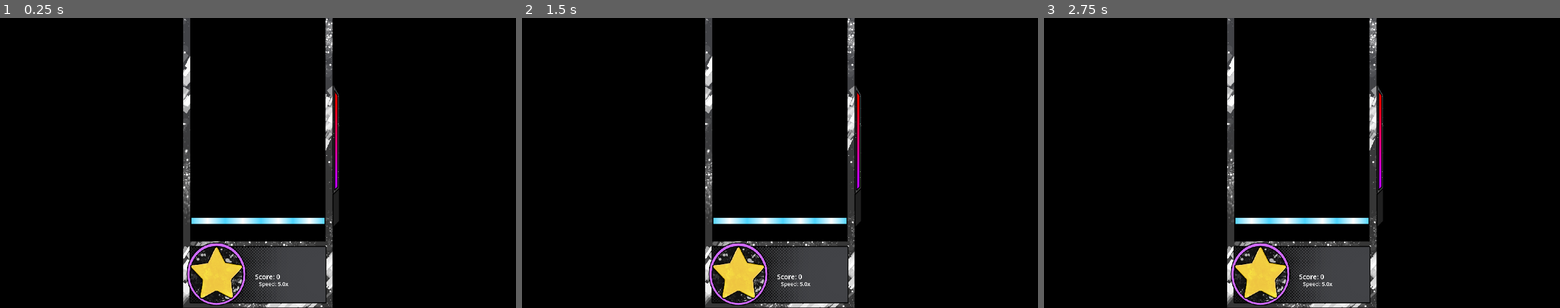
Above: before the commit, frames 1-3 (left to right).
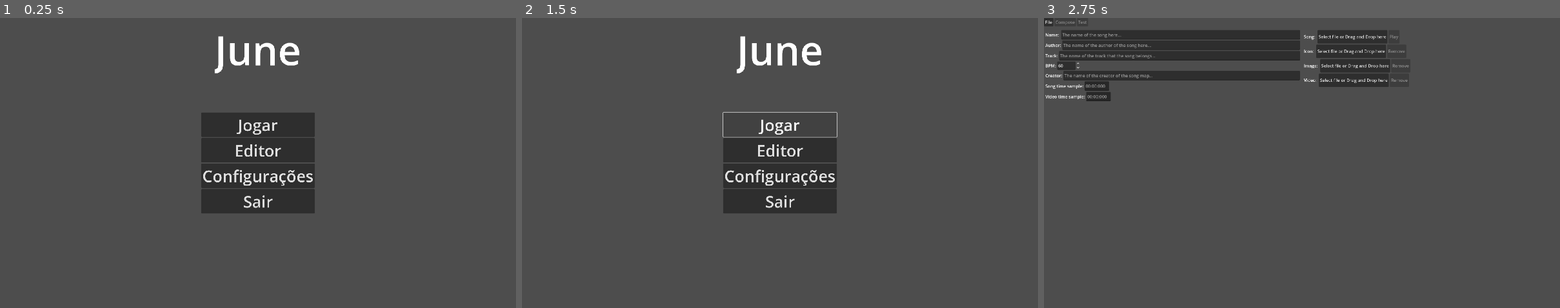
Above: after the commit, the same moments.

Repository: NothermanVEVO/June
Game: Godot game, scene res://Screens/StartScreen.tscn
Two runs of this game, one before a commit and one after it. Both use one fixed random seed, a clock stepped at 60 frames per second and the inputs below. Before the commit the project starts from res://Main.tscn.
Inputs (mouse positions are in pixels of both pictures, inside the frame that each line leads up to):
- Up to frame 1 (0.25 s): no input
- Up to frame 2 (1.5 s): click (780, 125) at 0.5 s, where only the run after the commit has a clickable "Jogar"; click (780, 125) at 1.25 s, where only the run after the commit has a clickable "Jogar"
- Up to frame 3 (2.75 s): click (1302, 151) at 2 s, where only the run after the commit has a clickable "Editor"

The runs differ from the first frame. In frame 1, 95% of the frame differs, in the area x 0-100%, y 0-100%; in frame 2, 95%; in frame 3, 96%.

Commit message:
2025/09/15 - BETA RELEASE
BETA V1.0.0

- Now it's possible to test the song map.

Diff:
--- a/beat-the-beat/Editor/Editor Composer.tscn
+++ b/beat-the-beat/Editor/Editor Composer.tscn
@@ -407,6 +407,7 @@
 
 [node name="TransferToHolder" type="Node2D" parent="."]
 
+[connection signal="pressed" from="MenuBar/Test" to="MenuBar" method="_on_test_pressed"]
 [connection signal="pressed" from="MenuBar/Undo" to="MenuBar" method="_on_undo_pressed"]
 [connection signal="pressed" from="MenuBar/Redo" to="MenuBar" method="_on_redo_pressed"]
 [connection signal="item_selected" from="MenuBar/FlowContainer2/Gear Type" to="MenuBar" method="_on_gear_type_item_selected"]
--- a/beat-the-beat/Editor/EditorSettings.gd
+++ b/beat-the-beat/Editor/EditorSettings.gd
@@ -75,6 +75,16 @@
 	duplicate_accept_dialog.canceled.connect(duplicate_accept_dialog.queue_free)
 	duplicate_accept_dialog.confirmed.connect(duplicate_accept_dialog.queue_free)
 	duplicate_accept_dialog.popup()
+
+func get_video_stream():
+	if _video_path:
+		return Loader.load_video_stream(_video_path)
+	return null
+
+func get_image_texture():
+	if image_rect_texture:
+		return image_rect_texture.texture
+	return null
 
 func set_song(path : String) -> void:
 	if not path.get_extension() in VALID_AUDIO_EXTENSION:
@@ -350,3 +360,12 @@
 
 func _on_creator_text_edit_text_changed(_new_text: String) -> void:
 	Editor.changed_editor()
+
+func _on_visibility_changed() -> void:
+	if not video_player or not video_player.stream:
+		return
+	if visible and _video_path:
+		set_video(_video_path)
+		video_player.play()
+	else:
+		video_player.stream = null
--- a/beat-the-beat/Editor/EditorSettings.tscn
+++ b/beat-the-beat/Editor/EditorSettings.tscn
@@ -318,6 +318,7 @@
 expand = true
 loop = true
 
+[connection signal="visibility_changed" from="." to="." method="_on_visibility_changed"]
 [connection signal="pressed" from="Menu/FlowContainer/Compose" to="." method="_on_compose_pressed"]
 [connection signal="file_selected" from="FileDialog" to="." method="_on_file_dialog_file_selected"]
 [connection signal="text_changed" from="HBoxContainer/Left/VBoxContainer/Name/NameTextEdit" to="." method="_on_name_text_edit_text_changed"]
--- a/beat-the-beat/Editor/GameEditor.gd
+++ b/beat-the-beat/Editor/GameEditor.gd
@@ -104,6 +104,7 @@
 func set_gear(type : Gear.Type) -> void:
 	remove_child(gear)
 	gear.queue_free()
+	NoteHolder.set_hitzone(-50)
 	gear = Gear.new(type, Gear.Mode.EDITOR, false, size.y)
 	add_child(gear)
 
@@ -120,6 +121,9 @@
 func _process(delta: float) -> void:
 	focus_effect.visible = false
 	queue_redraw() # TODO REMOVE THIS SHIT LATER
+
+	if not Editor.editor_composer.visible:
+		return
 
 	if Input.is_action_just_pressed("Add Item") and not _is_mouse_inside_menu():
 		if _selected_notes:
--- a/beat-the-beat/Editor/MenuBar/EditorMenuBar.gd
+++ b/beat-the-beat/Editor/MenuBar/EditorMenuBar.gd
@@ -375,3 +375,27 @@
 					"; Difficulty: " + SongMap.Difficulty.keys()[song_map.difficulty] + "; Time: " + str(long_note.time) + "; Type: " +
 					LongNote.Type.keys()[long_note.type] + ";")
 	return ""
+
+func _on_test_pressed() -> void:
+	for song_map in _saved_song_maps:
+		if song_map.gear_type == _gear_type_value and song_map.difficulty == _difficulty_type_value:
+			Editor.editor_music_player.load_by_vars(_gear_type_value, song_map, Song.stream,
+				Editor.editor_settings.get_video_stream(), Editor.editor_settings.get_image_texture())
+			Editor.editor_composer.visible = false
+			Editor.editor_music_player.visible = true
+			if not has_signal("quit_request"):
+				Editor.editor_music_player.quit_request.connect(_change_music_player_to_composer)
+			game.set_gear(_gear_type_value)
+			Gear.mode = Gear.Mode.PLAYER
+			Editor.editor_music_player.start()
+			return
+	print("not found")
+
+func _change_music_player_to_composer() -> void:
+	Editor.editor_music_player.reset()
+	Editor.editor_composer.visible = true
+	Editor.editor_music_player.visible = false
+	game.set_gear(_gear_type_value)
+	for song_map in _saved_song_maps:
+		if song_map.gear_type == _gear_type_value and song_map.difficulty == _difficulty_type_value:
+			load_song_map(song_map)
--- a/beat-the-beat/Gear/Skins/JuneSkin.tscn
+++ b/beat-the-beat/Gear/Skins/JuneSkin.tscn
@@ -88,8 +88,8 @@
 &"RESET": SubResource("Animation_uu6xs")
 }
 
-[node name="Control" type="Control"]
-z_index = 1
+[node name="JuneSkin" type="Control"]
+z_index = 3
 layout_mode = 3
 anchors_preset = 15
 anchor_right = 1.0
--- a/beat-the-beat/Global/Editor.gd
+++ b/beat-the-beat/Global/Editor.gd
@@ -3,9 +3,9 @@
 enum Scenes {NONE, SETTINGS, COMPOSER}
 var _current_scene : Scenes
 
-@onready var editor_composer : EditorComposer
-
-@onready var editor_settings : SettingsEditor
+var editor_composer : EditorComposer
+var editor_settings : SettingsEditor
+var editor_music_player : MusicPlayer
 
 var is_on_editor : bool = false
 var _is_saved : bool = true
--- a/beat-the-beat/Global/Global.gd
+++ b/beat-the-beat/Global/Global.gd
@@ -128,6 +128,9 @@
 	_settings_dictionary["5_6k"] = 75
 	_settings_dictionary["6_6k"] = 76
 
+	_settings_dictionary["video"] = true
+	_settings_dictionary["particles"] = true
+
 	var file := FileAccess.open(SETTINGS_PATH, FileAccess.WRITE)
 	if file:
 		var json_string := JSON.stringify(_settings_dictionary, "\t")
--- a/beat-the-beat/Main.tscn
+++ /dev/null
@@ -1,44 +0,0 @@
-[gd_scene load_steps=3 format=3 uid="uid://ckm76q263gm2s"]
-
-[ext_resource type="Script" uid="uid://i8p2ri84j03i" path="res://Music Player/MusicPlayer.gd" id="1_glv2v"]
-[ext_resource type="PackedScene" uid="uid://ygpxmyrvsexw" path="res://Gear/Skins/JuneSkin.tscn" id="2_uu6xs"]
-
-[node name="MusicPlayer" type="Control"]
-layout_mode = 3
-anchors_preset = 15
-anchor_right = 1.0
-anchor_bottom = 1.0
-grow_horizontal = 2
-grow_vertical = 2
-script = ExtResource("1_glv2v")
-_song_resource_path = "C:\\Users\\Noth\\AppData\\Roaming\\Beat the Beat\\songs\\So Happy Teste\\song_map.json"
-_gear_skin_scene = ExtResource("2_uu6xs")
-
-[node name="ColorRect" type="ColorRect" parent="."]
-layout_mode = 1
-anchors_preset = 15
-anchor_right = 1.0
-anchor_bottom = 1.0
-grow_horizontal = 2
-grow_vertical = 2
-color = Color(0, 0, 0, 1)
-
-[node name="VideoStreamPlayer" type="VideoStreamPlayer" parent="."]
-layout_mode = 1
-anchors_preset = 15
-anchor_right = 1.0
-anchor_bottom = 1.0
-grow_horizontal = 2
-grow_vertical = 2
-volume_db = -80.0
-expand = true
-loop = true
-
-[node name="TextureRect" type="TextureRect" parent="."]
-visible = false
-layout_mode = 1
-anchors_preset = 15
-anchor_right = 1.0
-anchor_bottom = 1.0
-grow_horizontal = 2
-grow_vertical = 2
--- a/beat-the-beat/Music Player/MusicPlayer.gd
+++ b/beat-the-beat/Music Player/MusicPlayer.gd
@@ -12,7 +12,9 @@
 @onready var video : VideoStreamPlayer = $VideoStreamPlayer
 @onready var image : TextureRect = $TextureRect
 
-var song_map : SongMap
+@onready var _pause_screen : PauseScreen = $PauseScreen
+
+var _song_map : SongMap
 var song_stream : AudioStream
 var video_stream : VideoStream
 var image_texture : ImageTexture
@@ -27,88 +29,122 @@
 
 static var _value_of_note : float
 
+signal quit_request
+
 func _ready() -> void:
-	_gear_skin = _gear_skin_scene.instantiate()
-	add_child(_gear_skin)
+	Global.main_music_player = self
+
+	Global.speed_changed.connect(_speed_changed)
+
+	set_process(false)
 
 	resized.connect(_resized)
-	_gear = Gear.new(Gear.Type.FOUR_KEYS, Gear.Mode.PLAYER, false, size.y)
-	Gear.set_speed(5)
-	set_speed(Gear.get_speed())
-	NoteHolder.set_hitzone(-325)
-	add_child(_gear)
-	_gear.position.x = size.x / 2
-	_gear.position.y = size.y
-
-	if _song_resource_path:
-		_load_song_resource(_song_resource_path)
-	_load_song_map()
-
-	Global.main_music_player = self
-
-	Global.speed_changed.connect(_speed_changed)
+
+	_pause_screen.resume_pressed.connect(pause)
+	_pause_screen.restart_pressed.connect(restart)
+	_pause_screen.quit_pressed.connect(_quit)
 
 func _resized() -> void:
-	_gear.set_max_size_y(size.y)
-	_gear.position.x = size.x / 2
-	_gear.position.y = size.y
+	if _gear:
+		_gear.set_max_size_y(size.y)
+		_gear.position.x = size.x / 2
+		_gear.position.y = size.y
 
 func _speed_changed() -> void:
 	set_speed(Gear.get_speed())
+
+func _physics_process(delta: float) -> void:
+	if Input.is_action_just_pressed("Escape"):
+		pause()
 
 func _process(_delta: float) -> void:
 	_current_time += _delta
 	if _current_time >= TIME_TO_START:
+		if Song.stream_paused:
+			Song.stream_paused = false
 		Song.play()
-		video.play() ## THIS USES A BUNCH OF FPS!
+
+		if video.stream and Global.get_settings_dictionary()["video"]:
+			if video.paused:
+				video.paused = false
+			video.play() ## THIS USES A BUNCH OF FPS!
 		set_process(false)
 
-func _load_song_resource(path : String):  ##TODO MAKE A BETTER THING HERE TO RETURN FROM THE GAME ## I WAS PROBABLY MEANING A ERROR MESSAGE
-	if not FileAccess.file_exists(path):
-		print("Arquivo não existe")
+func start() -> void:
+	set_process(true)
+	_current_time = 0.0
+	_pause_screen.visible = false
+	_gear.set_max_size_y(size.y)
+	NoteHolder.set_hitzone(-325)
+
+func _create_gear() -> void:
+	current_score = 0.0
+
+	if _gear_skin:
+		remove_child(_gear_skin)
+		_gear_skin.queue_free()
+
+	_gear_skin = _gear_skin_scene.instantiate()
+	add_child(_gear_skin)
+
+	if _gear:
+		remove_child(_gear)
+		_gear.queue_free()
+
+	_gear = Gear.new(_gear_type, Gear.Mode.PLAYER, false, size.y)
+	set_speed(Gear.get_speed())
+	add_child(_gear)
+	move_child(_pause_screen, get_child_count() - 1)
+	_gear.position.x = size.x / 2
+	_gear.position.y = size.y
+	_load_song_map()
+
+@warning_ignore("shadowed_variable")
+func load_by_vars(gear_type : Gear.Type, song_map : SongMap, song, video_stream = null, texture = null) -> void:
+	_gear_type = gear_type
+	_song_map = song_map
+	_create_gear()
+	Song.set_song(song)
+	if Global.get_settings_dictionary()["video"]:
+		video.stream = video_stream
+	if not video.stream:
+		image.texture = texture
+
+func _load_song_map() -> void:
+	if not _song_map or _song_map.gear_type != _gear_type:
 		return
-
-	var file := FileAccess.open(path, FileAccess.READ)
-	var content := file.get_as_text()
-	file.close()
-
-	var json := JSON.new()
-	var result = json.parse(content)
-	if result == OK:
-		var json_data = json.get_data()
-		var validate_wrong = SongResource.validate_dictionary(json_data)
-		if validate_wrong:
-			print("Formato inválido de arquivo")
-			return
-		else:
-			_song_resource = SongResource.dictionary_to_resource(json_data)
-			if _song_resource.song:
-				song_stream = Loader.load_music_stream(_song_resource.song)
-				Song.set_song(song_stream)
-			if _song_resource.video:
-				video_stream = Loader.load_video_stream(_song_resource.video)
-				video.stream = video_stream
-			elif _song_resource.image:
-				image_texture = Loader.load_image(_song_resource.image)
-				image.texture = image_texture
-
-func _load_song_map() -> void:
-	if not _song_resource:
-		print("n foi song resource")
-		return
-	if not _gear:
-		print("N foi _gear")
-		return
-	for s_map in _song_resource.song_maps:
-		if s_map.difficulty == _difficulty and s_map.gear_type == _gear_type:
-			print("achou")
-			song_map = s_map
-			break
-	for note in song_map.notes:
+	for note in _song_map.notes:
 		_gear.add_note_at(note.idx, note.to_note(Gear.Mode.PLAYER))
-	for long_note in song_map.long_notes:
+	for long_note in _song_map.long_notes:
 		_gear.add_long_note(long_note.to_long_note())
 	_count_value_of_notes()
+
+func restart() -> void:
+	_current_time = 0.0
+	Song.set_time(0.0)
+	if video.stream:
+		video.stop()
+	_create_gear()
+	start()
+
+func pause() -> void:
+	_pause_screen.visible = not _pause_screen.visible
+	if _current_time < TIME_TO_START:
+		set_process(not is_processing())
+		return
+	Song.stream_paused = not Song.stream_paused
+	if video.stream and Global.get_settings_dictionary()["video"]:
+		video.paused = not video.paused
+
+func _quit() -> void:
+	Song.set_time(0)
+	quit_request.emit()
+
+func reset() -> void:
+	if video:
+		video.stop()
+	video.stream = null
+	image.texture = null
 
 func _count_value_of_notes() -> void:
 	var notes_size : float = _gear.get_all_notes().size()
@@ -124,7 +160,8 @@
 	_gear_skin.pop_precision(precision)
 
 func set_speed(speed : float) -> void:
-	_gear_skin.set_speed(speed)
+	if _gear_skin:
+		_gear_skin.set_speed(speed)
 
 func add_score(score : float) -> void:
 	current_score += score
@@ -135,3 +172,33 @@
 
 func _draw() -> void:
 	draw_circle(get_viewport_rect().size / 2, 5, Color.BLACK)
+
+#func load_by_path(path : String):  ##TODO MAKE A BETTER THING HERE TO RETURN FROM THE GAME ## I WAS PROBABLY MEANING A ERROR MESSAGE
+	#if not FileAccess.file_exists(path):
+		#print("Arquivo não existe")
+		#return
+	#
+	#var file := FileAccess.open(path, FileAccess.READ)
+	#var content := file.get_as_text()
+	#file.close()
+	#
+	#var json := JSON.new()
+	#var result = json.parse(content)
+	#if result == OK:
+		#var json_data = json.get_data()
+		#var validate_wrong = SongResource.validate_dictionary(json_data)
+		#if validate_wrong:
+			#print("Formato inválido de arquivo")
+			#return
+		#else:
+			#_song_resource = SongResource.dictionary_to_resource(json_data)
+			#if _song_resource.song:
+				#song_stream = Loader.load_music_stream(_song_resource.song)
+				#Song.set_song(song_stream)
+			#if _song_resource.video:
+				#video_stream = Loader.load_video_stream(_song_resource.video)
+				#video.stream = video_stream
+			#elif _song_resource.image:
+				#image_texture = Loader.load_image(_song_resource.image)
+				#image.texture = image_texture
+	#_load_song_map()
--- /dev/null
+++ b/beat-the-beat/Music Player/MusicPlayer.tscn
@@ -0,0 +1,49 @@
+[gd_scene load_steps=4 format=3 uid="uid://ckm76q263gm2s"]
+
+[ext_resource type="Script" uid="uid://i8p2ri84j03i" path="res://Music Player/MusicPlayer.gd" id="1_p82ld"]
+[ext_resource type="PackedScene" uid="uid://ygpxmyrvsexw" path="res://Gear/Skins/JuneSkin.tscn" id="2_3cmtn"]
+[ext_resource type="PackedScene" uid="uid://dm614dfb13bo3" path="res://Screens/PauseScreen.tscn" id="3_3cmtn"]
+
+[node name="MusicPlayer" type="Control"]
+z_index = 3
+layout_mode = 3
+anchors_preset = 15
+anchor_right = 1.0
+anchor_bottom = 1.0
+grow_horizontal = 2
+grow_vertical = 2
+script = ExtResource("1_p82ld")
+_song_resource_path = "C:\\Users\\Noth\\AppData\\Roaming\\Beat the Beat\\songs\\So Happy Teste\\song_map.json"
+_gear_skin_scene = ExtResource("2_3cmtn")
+
+[node name="ColorRect" type="ColorRect" parent="."]
+layout_mode = 1
+anchors_preset = 15
+anchor_right = 1.0
+anchor_bottom = 1.0
+grow_horizontal = 2
+grow_vertical = 2
+color = Color(0, 0, 0, 1)
+
+[node name="TextureRect" type="TextureRect" parent="."]
+layout_mode = 1
+anchors_preset = 15
+anchor_right = 1.0
+anchor_bottom = 1.0
+grow_horizontal = 2
+grow_vertical = 2
+stretch_mode = 5
+
+[node name="VideoStreamPlayer" type="VideoStreamPlayer" parent="."]
+layout_mode = 1
+anchors_preset = 15
+anchor_right = 1.0
+anchor_bottom = 1.0
+grow_horizontal = 2
+grow_vertical = 2
+volume_db = -80.0
+expand = true
+
+[node name="PauseScreen" parent="." instance=ExtResource("3_3cmtn")]
+visible = false
+layout_mode = 1
--- a/beat-the-beat/Screens/EditorScreen.gd
+++ b/beat-the-beat/Screens/EditorScreen.gd
@@ -4,3 +4,4 @@
 	Editor.is_on_editor = true
 	Editor.editor_settings = $Settings
 	Editor.editor_composer = $"Editor Composer"
+	Editor.editor_music_player = $MusicPlayer
--- a/beat-the-beat/Screens/EditorScreen.tscn
+++ b/beat-the-beat/Screens/EditorScreen.tscn
@@ -1,8 +1,9 @@
-[gd_scene load_steps=4 format=3 uid="uid://cg202f062k22g"]
+[gd_scene load_steps=5 format=3 uid="uid://cg202f062k22g"]
 
 [ext_resource type="PackedScene" uid="uid://b3ljeq5vwy67a" path="res://Editor/EditorSettings.tscn" id="1_amgi0"]
 [ext_resource type="Script" uid="uid://bibtyxlxo3gt" path="res://Screens/EditorScreen.gd" id="1_c0e1o"]
 [ext_resource type="PackedScene" uid="uid://dw4rs74gsagrn" path="res://Editor/Editor Composer.tscn" id="2_c0e1o"]
+[ext_resource type="PackedScene" uid="uid://ckm76q263gm2s" path="res://Music Player/MusicPlayer.tscn" id="4_kikt4"]
 
 [node name="EditorScreen" type="Control"]
 layout_mode = 3
@@ -19,3 +20,7 @@
 [node name="Editor Composer" parent="." instance=ExtResource("2_c0e1o")]
 visible = false
 layout_mode = 1
+
+[node name="MusicPlayer" parent="." instance=ExtResource("4_kikt4")]
+visible = false
+layout_mode = 1
--- /dev/null
+++ b/beat-the-beat/Screens/PauseScreen.gd
@@ -0,0 +1,16 @@
+extends Control
+
+class_name PauseScreen
+
+signal resume_pressed
+signal restart_pressed
+signal quit_pressed
+
+func _on_resume_pressed() -> void:
+	resume_pressed.emit()
+
+func _on_restart_pressed() -> void:
+	restart_pressed.emit()
+
+func _on_quit_pressed() -> void:
+	quit_pressed.emit()
--- /dev/null
+++ b/beat-the-beat/Screens/PauseScreen.tscn
@@ -0,0 +1,84 @@
+[gd_scene load_steps=2 format=3 uid="uid://dm614dfb13bo3"]
+
+[ext_resource type="Script" uid="uid://t3e5fqlprtkk" path="res://Screens/PauseScreen.gd" id="1_e3ko5"]
+
+[node name="PauseScreen" type="Control"]
+z_index = 5
+layout_mode = 3
+anchors_preset = 15
+anchor_right = 1.0
+anchor_bottom = 1.0
+grow_horizontal = 2
+grow_vertical = 2
+script = ExtResource("1_e3ko5")
+
+[node name="PanelContainer" type="PanelContainer" parent="."]
+layout_mode = 1
+anchors_preset = 15
+anchor_right = 1.0
+anchor_bottom = 1.0
+grow_horizontal = 2
+grow_vertical = 2
+
+[node name="Pausado" type="MarginContainer" parent="."]
+layout_mode = 1
+anchors_preset = 5
+anchor_left = 0.5
+anchor_right = 0.5
+offset_left = -310.0
+offset_right = 310.0
+offset_bottom = 220.0
+grow_horizontal = 2
+theme_override_constants/margin_top = 15
+
+[node name="RichTextLabel" type="RichTextLabel" parent="Pausado"]
+layout_mode = 2
+theme_override_font_sizes/normal_font_size = 150
+text = "Pausado"
+fit_content = true
+autowrap_mode = 0
+horizontal_alignment = 1
+vertical_alignment = 1
+
+[node name="MarginContainer" type="MarginContainer" parent="."]
+layout_mode = 1
+anchors_preset = 8
+anchor_left = 0.5
+anchor_top = 0.5
+anchor_right = 0.5
+anchor_bottom = 0.5
+offset_left = -145.0
+offset_top = -155.5
+offset_right = 145.0
+offset_bottom = 155.5
+grow_horizontal = 2
+grow_vertical = 2
+theme_override_constants/margin_left = 15
+theme_override_constants/margin_top = 15
+theme_override_constants/margin_right = 15
+theme_override_constants/margin_bottom = 15
+
+[node name="VBoxContainer" type="VBoxContainer" parent="MarginContainer"]
+layout_mode = 2
+
+[node name="Resume" type="Button" parent="MarginContainer/VBoxContainer"]
+layout_mode = 2
+mouse_default_cursor_shape = 2
+theme_override_font_sizes/font_size = 60
+text = "Resumir"
+
+[node name="Restart" type="Button" parent="MarginContainer/VBoxContainer"]
+layout_mode = 2
+mouse_default_cursor_shape = 2
+theme_override_font_sizes/font_size = 60
+text = "Reiniciar"
+
+[node name="Quit" type="Button" parent="MarginContainer/VBoxContainer"]
+layout_mode = 2
+mouse_default_cursor_shape = 2
+theme_override_font_sizes/font_size = 60
+text = "Sair"
+
+[connection signal="pressed" from="MarginContainer/VBoxContainer/Resume" to="." method="_on_resume_pressed"]
+[connection signal="pressed" from="MarginContainer/VBoxContainer/Restart" to="." method="_on_restart_pressed"]
+[connection signal="pressed" from="MarginContainer/VBoxContainer/Quit" to="." method="_on_quit_pressed"]
--- a/beat-the-beat/Screens/VideoScreen.gd
+++ b/beat-the-beat/Screens/VideoScreen.gd
@@ -17,12 +17,16 @@
 @onready var mode_option_button : OptionButton = $PanelContainer/MarginContainer/VBoxContainer/Mode/ModeOptionButton
 @onready var vsync_option_button : OptionButton = $PanelContainer/MarginContainer/VBoxContainer/Vsync/VsyncOptionButton
 @onready var msaa_option_button : OptionButton = $PanelContainer/MarginContainer/VBoxContainer/MSAA/MSAAOptionButton
+@onready var video_check_box : CheckBox = $PanelContainer/MarginContainer/VBoxContainer/Video
+@onready var particles_check_box : CheckBox = $PanelContainer/MarginContainer/VBoxContainer/Particles
 
 func _ready() -> void:
 	var dict := Global.get_settings_dictionary()
 	mode_option_button.select(dict["video_mode"])
 	vsync_option_button.select(dict["video_vsync"])
 	msaa_option_button.select(dict["video_msaa"])
+	video_check_box.button_pressed = dict["video"]
+	particles_check_box.button_pressed = dict["particles"]
 
 func set_mode(mode : Modes) -> void:
 	_mode = mode
@@ -53,3 +57,15 @@
 
 func _on_return_pressed() -> void:
 	get_tree().change_scene_to_packed(Global._SETTING_SCREEN_SCENE)
+
+func _on_video_toggled(toggled_on: bool) -> void:
+	var dict := Global.get_settings_dictionary()
+	if dict["video"] != toggled_on:
+		dict["video"] = toggled_on
+		Global.save_settings(dict)
+
+func _on_particles_toggled(toggled_on: bool) -> void:
+	var dict := Global.get_settings_dictionary()
+	if dict["particles"] != toggled_on:
+		dict["particles"] = toggled_on
+		Global.save_settings(dict)
--- a/beat-the-beat/Screens/VideoScreen.tscn
+++ b/beat-the-beat/Screens/VideoScreen.tscn
@@ -147,6 +147,16 @@
 popup/item_3/text = "8x"
 popup/item_3/id = 3
 
+[node name="Video" type="CheckBox" parent="PanelContainer/MarginContainer/VBoxContainer"]
+layout_mode = 2
+theme_override_font_sizes/font_size = 30
+text = "Video"
+
+[node name="Particles" type="CheckBox" parent="PanelContainer/MarginContainer/VBoxContainer"]
+layout_mode = 2
+theme_override_font_sizes/font_size = 30
+text = "Particulas"
+
 [node name="Return" type="Button" parent="PanelContainer/MarginContainer/VBoxContainer"]
 layout_mode = 2
 mouse_default_cursor_shape = 2
@@ -156,4 +166,6 @@
 [connection signal="item_selected" from="PanelContainer/MarginContainer/VBoxContainer/Mode/ModeOptionButton" to="." method="_on_mode_option_button_item_selected"]
 [connection signal="item_selected" from="PanelContainer/MarginContainer/VBoxContainer/Vsync/VsyncOptionButton" to="." method="_on_vsync_option_button_item_selected"]
 [connection signal="item_selected" from="PanelContainer/MarginContainer/VBoxContainer/MSAA/MSAAOptionButton" to="." method="_on_msaa_option_button_item_selected"]
+[connection signal="toggled" from="PanelContainer/MarginContainer/VBoxContainer/Video" to="." method="_on_video_toggled"]
+[connection signal="toggled" from="PanelContainer/MarginContainer/VBoxContainer/Particles" to="." method="_on_particles_toggled"]
 [connection signal="pressed" from="PanelContainer/MarginContainer/VBoxContainer/Return" to="." method="_on_return_pressed"]
--- a/beat-the-beat/project.godot
+++ b/beat-the-beat/project.godot
@@ -10,9 +10,11 @@
 
 [application]
 
-config/name="Beat the Beat"
+config/name="June"
+config/description="Um jogo de ritmo onde você pode criar seu próprio mapa musical."
+config/version="BETA 1.0.0"
 config/tags=PackedStringArray("rythm")
-run/main_scene="uid://ckm76q263gm2s"
+run/main_scene="uid://drjxg7k7qdwwx"
 config/use_custom_user_dir=true
 config/features=PackedStringArray("4.4", "GL Compatibility")
 boot_splash/bg_color=Color(0, 0, 0, 1)
@@ -200,6 +202,11 @@
 "events": [Object(InputEventKey,"resource_local_to_scene":false,"resource_name":"","device":-1,"window_id":0,"alt_press …(192 unchanged characters)…
 ]
 }
+Escape={
+"deadzone": 0.2,
+"events": [Object(InputEventKey,"resource_local_to_scene":false,"resource_name":"","device":-1,"window_id":0,"alt_pressed":false,"shift_pressed":false,"ctrl_pressed":false,"meta_pressed":false,"pressed":false,"keycode":0,"physical_keycode":4194305,"key_label":0,"unicode":0,"location":0,"echo":false,"script":null)
+]
+}
 
 [rendering]
 
Not shown, added: beat-the-beat/Screens/PauseScreen.gd.uid
Not shown, changed: beat-the-beat/export_presets.cfg
